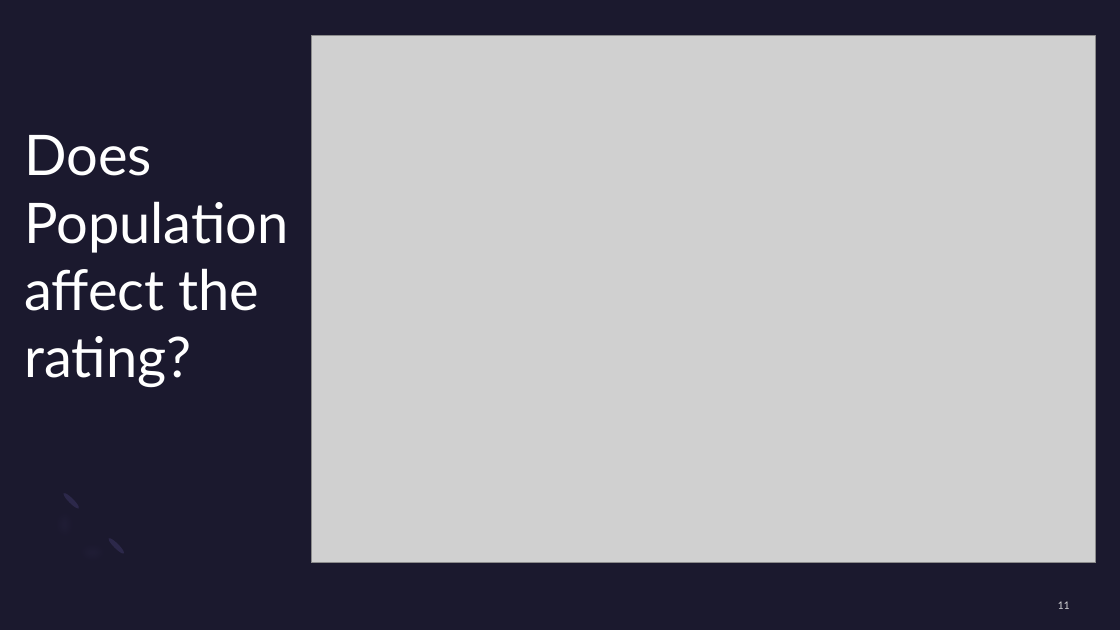
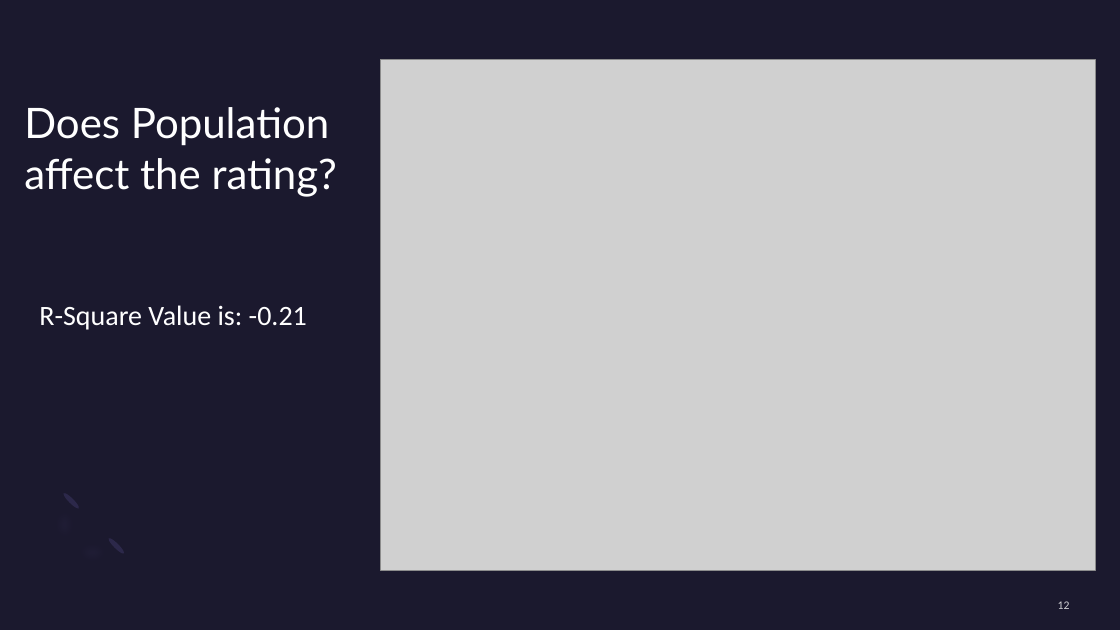
Before and after one commit to mward95/Restaurant_API, a slide deck: slide 12 of Sanjay Dabra/Presentation1.pptx (slide 11 before the commit). Drawn at 1120x630 pixels with LibreOffice and Linux fonts; fonts in the diff are those of the drawing; grey boxes stand for pictures. Boxes give left, top, right and bottom in pixels: in the first picture for what was removed or moved away, otherwise in the second. Text is boxed around its words. In the diff, an @@ line names an element or a change of style, - is before the commit and + after.

```diff
--- a/Sanjay Dabra/Presentation1.pptx
+++ b/Sanjay Dabra/Presentation1.pptx
@@ title "Does Population affect the rating?": place and size @@
-title "Does Population affect the rating?" at bbox=[24, 135, 289, 387]
+title "Does Population affect the rating?" at bbox=[24, 107, 337, 197]
@@ title "Does Population affect the rating?" at bbox=[24, 107, 337, 197]: size 48 to 36 pt @@
@@ picture: place and size @@
-picture at bbox=[312, 36, 1096, 563]
+picture at bbox=[381, 60, 1096, 570]
@@ text added at bbox=[39, 305, 307, 330], 24 pt, text #FFFFFF @@
+R-Square Value is: -0.21
@@ page number at bbox=[1058, 601, 1070, 609]: text changed @@
-11
+12
```
Also in this commit, not shown: 6 other slides changed, 1 slide added, 1 other file.
